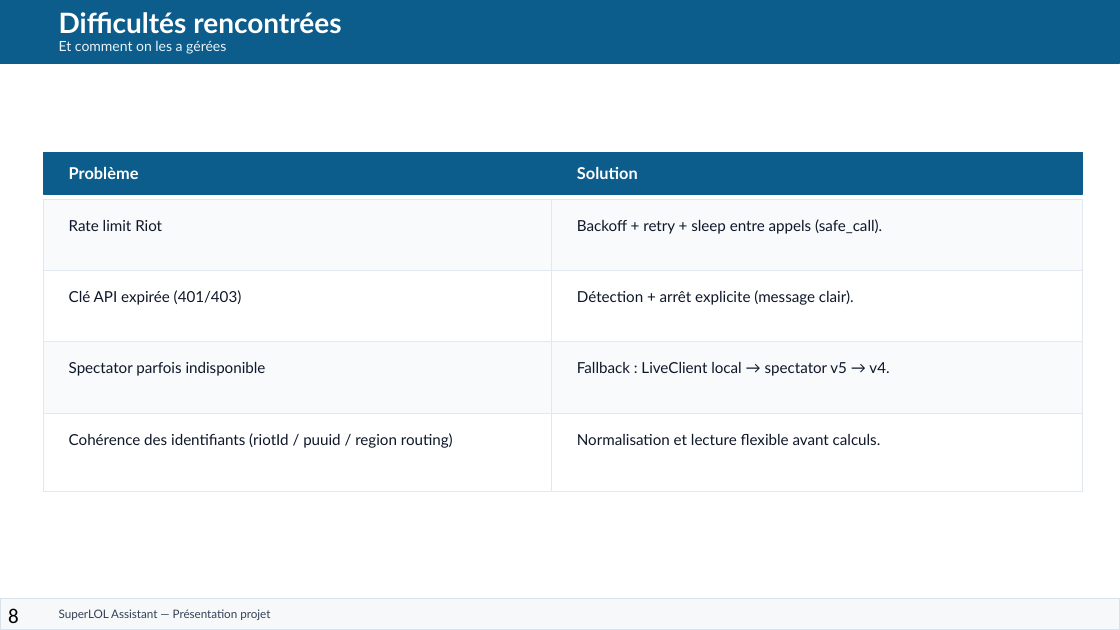
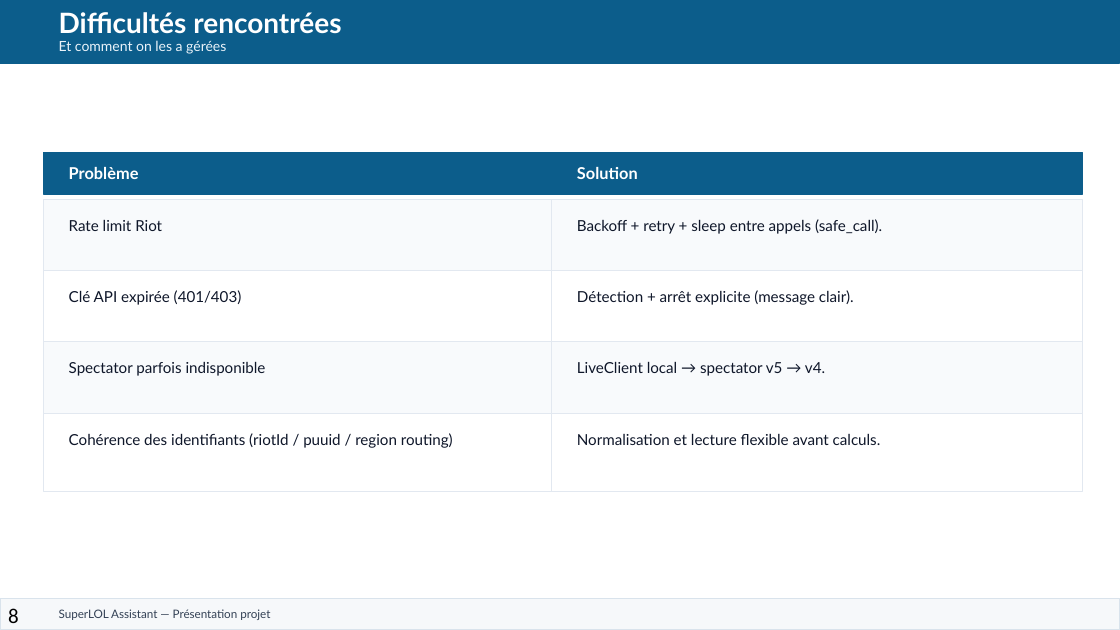
Before and after one commit to monsieurazazel-lgtm/PAI_2025_LEI_ZHANG_superLOLassistant, a slide deck: slide 8 of Soutenance_SuperLOL_Presentation.pptx. Drawn at 1120x630 pixels with LibreOffice and Linux fonts; fonts in the diff are those of the drawing. Boxes give left, top, right and bottom in pixels: in the first picture for what was removed or moved away, otherwise in the second. Text is boxed around its words. In the diff, an @@ line names an element or a change of style, - is before the commit and + after.

```diff
--- a/Soutenance_SuperLOL_Presentation.pptx
+++ b/Soutenance_SuperLOL_Presentation.pptx
@@ text at [577, 361, 825, 376]: text changed @@
-Fallback : LiveClient local → spectator v5 → v4.
+LiveClient local → spectator v5 → v4.
```
Also in this commit, not shown: 5 other slides changed, 2 slides added.
